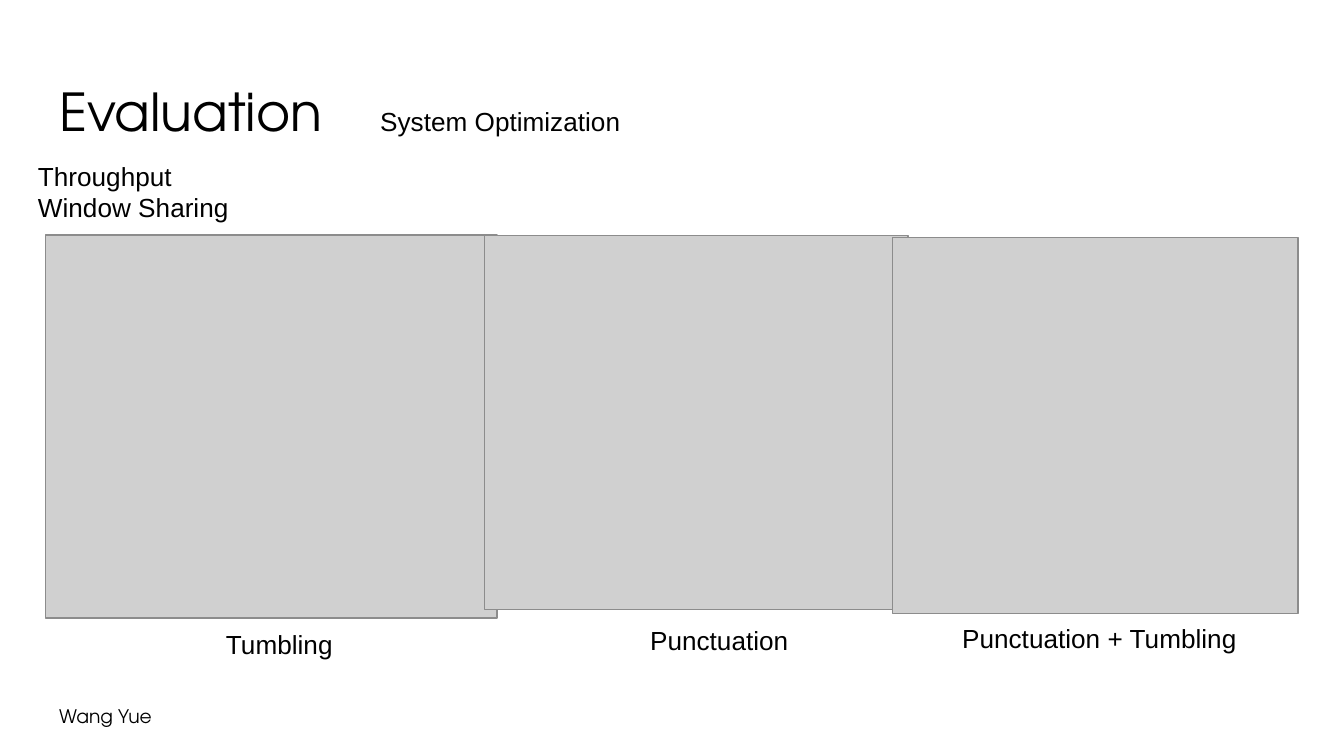
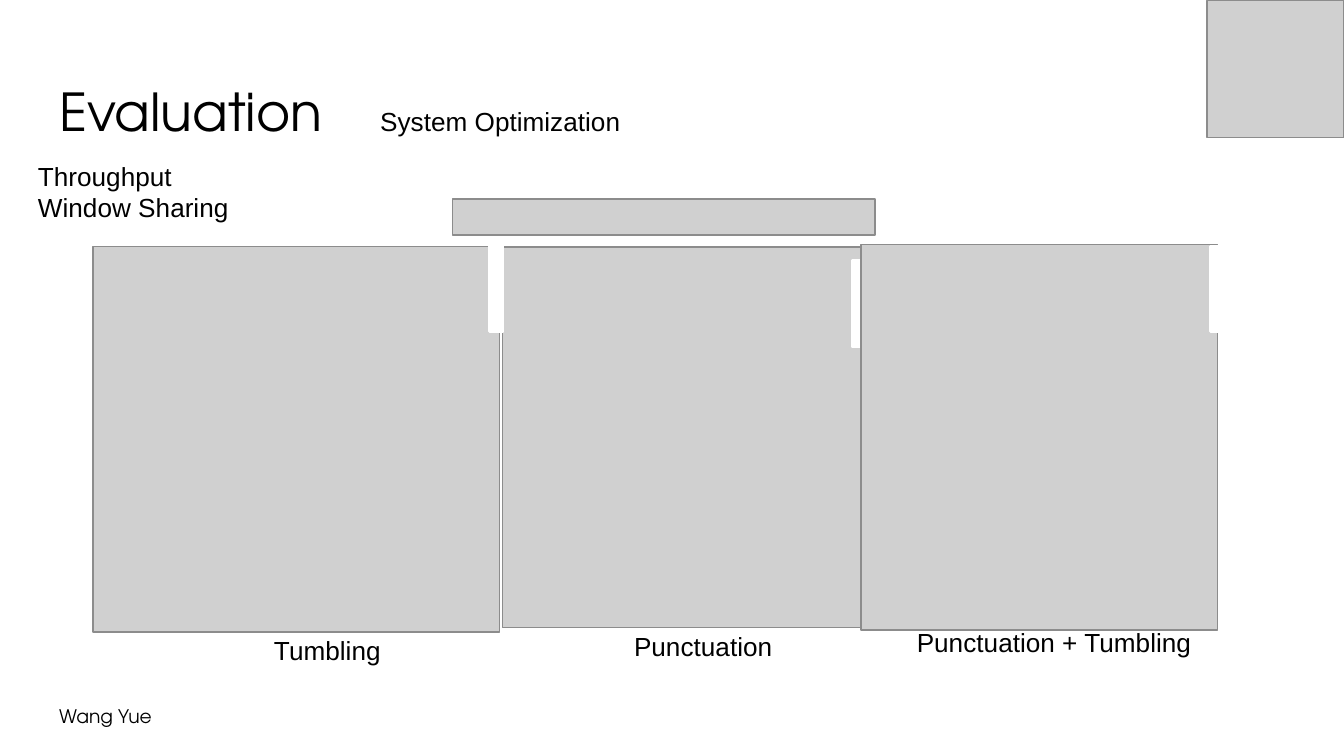
Before and after one commit to wywclmqf/DESengine, a slide deck: slide 32 of FigureScripts/symposium 2022-4.pptx (slide 36 before the commit). Drawn at 1344x756 pixels with LibreOffice and Linux fonts; fonts in the diff are those of the drawing; grey boxes stand for pictures; background and template pictures are left out. Boxes give left, top, right and bottom in pixels: in the first picture for what was removed or moved away, otherwise in the second. Text is boxed around its words. In the diff, an @@ line names an element or a change of style, - is before the commit and + after.

```diff
--- a/FigureScripts/symposium 2022-4.pptx
+++ b/FigureScripts/symposium 2022-4.pptx
@@ picture added at bbox=[1207, 0, 1344, 137] @@
@@ picture added at bbox=[452, 199, 875, 235] @@
@@ picture: place and size @@
-picture at bbox=[46, 235, 497, 618]
+picture at bbox=[93, 246, 499, 632]
@@ rectangle added at bbox=[489, 246, 501, 331], fill #FFFFFF, outline #FFFFFF 2 pt @@
@@ picture: place and size @@
-picture at bbox=[485, 235, 909, 609]
+picture at bbox=[503, 247, 866, 628]
@@ rectangle added at bbox=[852, 261, 875, 345], fill #FFFFFF, outline #FFFFFF 2 pt @@
@@ picture: place and size @@
-picture at bbox=[892, 238, 1298, 614]
+picture at bbox=[862, 245, 1218, 630]
@@ rectangle added at bbox=[1211, 246, 1258, 331], fill #FFFFFF, outline #FFFFFF 2 pt @@
@@ text "Tumbling": place and size @@
-text "Tumbling" at bbox=[226, 635, 333, 660]
+text "Tumbling" at bbox=[274, 641, 381, 666]
@@ text "Punctuation": place and size @@
-text "Punctuation" at bbox=[650, 631, 788, 651]
+text "Punctuation" at bbox=[634, 637, 772, 657]
@@ text "Punctuation + Tumbling": place and size @@
-text "Punctuation + Tumbling" at bbox=[962, 629, 1237, 654]
+text "Punctuation + Tumbling" at bbox=[917, 633, 1191, 658]
```
Also in this commit, not shown: 29 other slides changed, 4 slides added, 10 slides removed, 5 other files.
